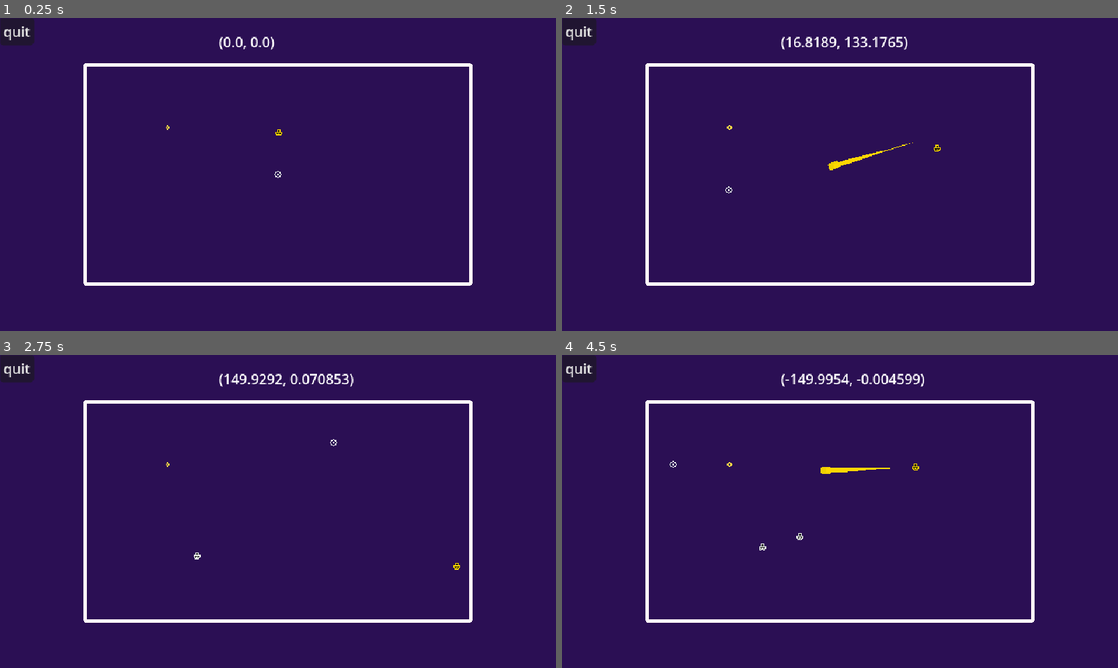
Above: before the commit, frames 1-4 (two rows, left to right).
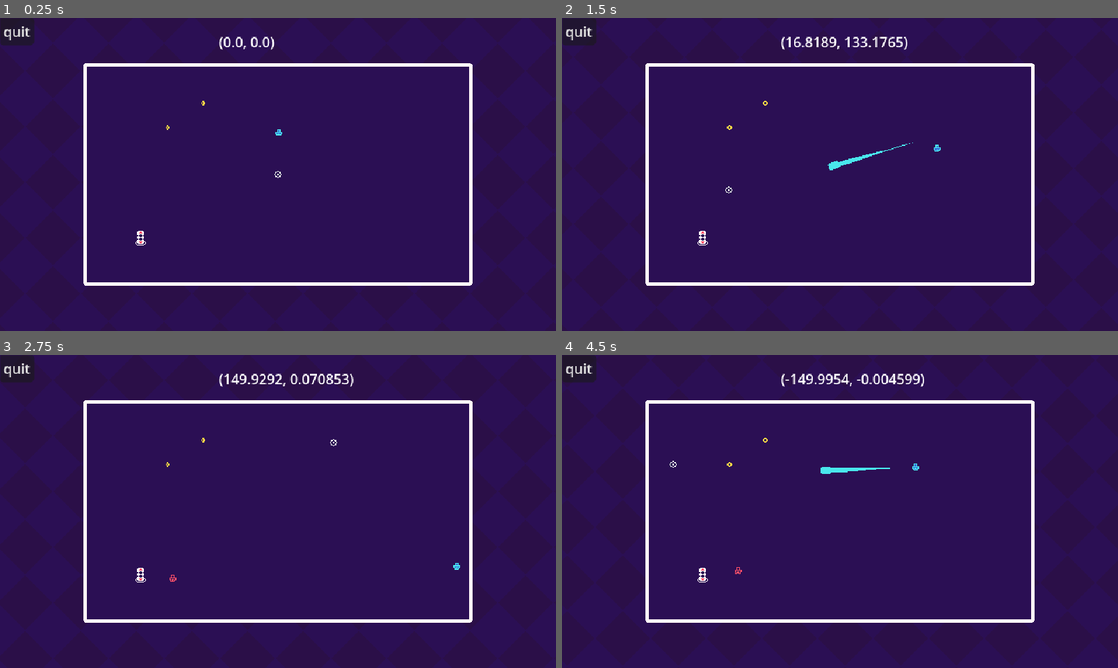
Above: after the commit, the same moments.

Repository: mrbartchak/golden-bullet-game
Game: Godot game, scene res://core/main.tscn
Two runs of this game, one before a commit and one after it. Both use one fixed random seed, a clock stepped at 60 frames per second and the inputs below.
Inputs (mouse positions are in pixels of both pictures, inside the frame that each line leads up to):
- Up to frame 1 (0.25 s): no input
- Up to frame 2 (1.5 s): tap Enter at 0.5 s; move the mouse to (962, 158) at 0.52 s; hold D (move_right) 0.53-1.28 s; click (962, 158) at 0.6 s; move the mouse to (728, 190) at 1.27 s; hold S (move_down) from 1.28 s (still down); click (728, 190) at 1.35 s
- Up to frame 3 (2.75 s): move the mouse to (333, 442) at 2.02 s; release S (move_down) at 2.03 s; hold D (move_right) from 2.03 s (still down); click (333, 442) at 2.1 s
- Up to frame 4 (4.5 s): move the mouse to (812, 574) at 2.77 s; release D (move_right) at 2.78 s; hold W (move_up) 2.78-3.53 s; click (812, 574) at 2.85 s; move the mouse to (1006, 558) at 3.52 s; hold A (move_left) from 3.53 s (still down); click (1006, 558) at 3.6 s; move the mouse to (673, 464) at 4.27 s; click (673, 464) at 4.35 s

The runs differ from the first frame. In frame 1, less than 0.1% of the frame differs, in the area x 24-51%, y 26-73%; in frame 2, 0.2%; in frame 3, 0.1%; in frame 4, 0.3%, in the area x 24-65%, y 26-73%.

Commit message:
adding knockback but don’t knwo if like, backgorund stiff, colors kfgnbifrgir

Diff:
--- a/bullets/bullet.gd
+++ b/bullets/bullet.gd
@@ -9,8 +9,8 @@
 var alive: bool = true
 
 func _ready() -> void:
-	$Sprite.modulate = Color.GOLD
-	$Sprite/Trail.modulate = Color.GOLD
+	$Sprite.modulate = Color("49e7ec")
+	$Sprite/Trail.modulate = Color("49e7ec")
 	monitoring = true
 
 	if velocity != Vector2.ZERO:
@@ -37,8 +37,8 @@
 
 func _hit_enemy(body: Node2D) -> void:
 	var enemy: Enemy = body as Enemy
-	if enemy.has_method("take_damage"):
-		enemy.take_damage(damage)
+	if enemy.has_method("take_hit"):
+		enemy.take_hit(damage, velocity)
 	queue_free()
 
 func _hit_wall(_body: Node2D) -> void:
--- a/core/main.tscn
+++ b/core/main.tscn
@@ -1,12 +1,18 @@
-[gd_scene load_steps=8 format=3 uid="uid://ceaauc0vs2nof"]
+[gd_scene load_steps=11 format=3 uid="uid://ceaauc0vs2nof"]
 
 [ext_resource type="PackedScene" uid="uid://daeaonaxmtwe1" path="res://player/player.tscn" id="1_xiose"]
 [ext_resource type="PackedScene" uid="uid://ps7c40br6gw" path="res://enemies/enemy.tscn" id="2_r77kf"]
-[ext_resource type="PackedScene" uid="uid://b2u3nju462sal" path="res://systems/spawners/enemy_spawner.tscn" id="3_3gdo0"]
+[ext_resource type="PackedScene" uid="uid://b2u3nju462sal" path="res://spawners/enemy_spawner.tscn" id="3_3gdo0"]
 [ext_resource type="PackedScene" uid="uid://bvd0ghdsnnux1" path="res://arena/arena.tscn" id="4_csopv"]
 [ext_resource type="PackedScene" uid="uid://j8ibusk10qin" path="res://coins/coin.tscn" id="5_cus2n"]
 [ext_resource type="Script" uid="uid://48tmkotoibbd" path="res://core/ui_manager.gd" id="5_xa854"]
 [ext_resource type="PackedScene" uid="uid://dsvo5atiftsiv" path="res://core/cursor/cursor.tscn" id="6_kagtj"]
+[ext_resource type="Shader" uid="uid://bfrq0qfw7ijtd" path="res://effects/background_scroll.gdshader" id="7_jsmgm"]
+[ext_resource type="Texture2D" uid="uid://dwhcw1vm2vjjc" path="res://effects/diamond_background.png" id="8_jsmgm"]
+
+[sub_resource type="ShaderMaterial" id="ShaderMaterial_xhu5d"]
+shader = ExtResource("7_jsmgm")
+shader_parameter/speed = 0.1
 
 [node name="Main" type="Node"]
 
@@ -15,23 +21,41 @@
 [node name="Arena" parent="World2D" instance=ExtResource("4_csopv")]
 position = Vector2(320, 180)
 
-[node name="Player" parent="World2D" instance=ExtResource("1_xiose")]
-position = Vector2(321, 131)
-
 [node name="EnemySpawner" parent="World2D" instance=ExtResource("3_3gdo0")]
-position = Vector2(190, 229)
+position = Vector2(162, 258)
 enemy_scene = ExtResource("2_r77kf")
 spawn_radius = 1.0
 
 [node name="Coin" parent="World2D" instance=ExtResource("5_cus2n")]
 position = Vector2(193, 126)
 
+[node name="Coin2" parent="World2D" instance=ExtResource("5_cus2n")]
+position = Vector2(234, 98)
+
+[node name="Player" parent="World2D" instance=ExtResource("1_xiose")]
+position = Vector2(321, 131)
+
 [node name="UI" type="Control" parent="."]
 layout_mode = 3
-anchors_preset = 0
-offset_right = 40.0
-offset_bottom = 40.0
+anchors_preset = 15
+anchor_right = 1.0
+anchor_bottom = 1.0
+grow_horizontal = 2
+grow_vertical = 2
 script = ExtResource("5_xa854")
+
+[node name="TextureRect" type="TextureRect" parent="UI"]
+z_index = -4096
+texture_repeat = 2
+material = SubResource("ShaderMaterial_xhu5d")
+layout_mode = 1
+anchors_preset = 15
+anchor_right = 1.0
+anchor_bottom = 1.0
+grow_horizontal = 2
+grow_vertical = 2
+texture = ExtResource("8_jsmgm")
+stretch_mode = 1
 
 [node name="Quit Button" type="Button" parent="UI"]
 layout_mode = 0
--- /dev/null
+++ b/effects/background_scroll.gdshader
@@ -0,0 +1,8 @@
+shader_type canvas_item;
+
+uniform float speed = 0.5;
+
+void vertex() {
+	UV.x += TIME * speed;
+	UV.y += TIME * speed;
+}
--- a/enemies/enemy.gd
+++ b/enemies/enemy.gd
@@ -12,6 +12,10 @@
 var wobble_speed: float = 2.0
 var wobble_time: float = 0.0
 
+var knockback_strength: float = 60.0
+var knockback_friction: float = 800.0
+var knockback_velocity: Vector2 = Vector2.ZERO
+
 var player: Player
 
 
@@ -25,14 +29,19 @@
 
 func _physics_process(delta: float) -> void:
 	if not alive or player == null:
+		_apply_knockback(delta)
+		move_and_slide()
 		return
 	_handle_movement(delta)
+	_apply_knockback(delta)
+	move_and_slide()
 
 
 #=== Public Functions ===
-func take_damage(amount: int) -> void:
+func take_hit(amount: int, hit_direction: Vector2) -> void:
 	if not alive:
 		return
+	knockback_velocity += hit_direction.normalized() * knockback_strength
 	health -= amount
 	_play_hit_flash()
 	if health <= 0:
@@ -40,8 +49,8 @@
 
 func die() -> void:
 	alive = false
-	$CollisionShape2D.set_deferred("disabled", true)
-	$Sprite.visible = false
+	#$CollisionShape2D.set_deferred("disabled", true)
+	#$Sprite.visible = false
 	_play_death_sound()
 	_play_death_particles()
 	await get_tree().create_timer($DeathParticles.lifetime).timeout
@@ -60,7 +69,10 @@
 
 	movement_direction = (to_player + wobble).normalized()
 	velocity = movement_direction * movement_speed
-	move_and_slide()
+
+func _apply_knockback(delta: float) -> void:
+	knockback_velocity = knockback_velocity.move_toward(Vector2.ZERO, knockback_friction * delta)
+	velocity += knockback_velocity
 
 
 #=== Effects & Visuals ===
@@ -83,7 +95,7 @@
 	$DeathAudio.play()
 
 func _play_death_particles() -> void:
-	$DeathParticles.modulate = Color.GOLD
+	$DeathParticles.modulate = Color("ff4f69")
 	$DeathParticles.emitting = true
 
 func _on_hit_flash_timeout() -> void:
--- a/enemies/enemy.tscn
+++ b/enemies/enemy.tscn
@@ -1,42 +1,42 @@
 [gd_scene load_steps=14 format=3 uid="uid://ps7c40br6gw"]
 
 [ext_resource type="Script" uid="uid://nopsbehfna8r" path="res://enemies/enemy.gd" id="1_fw1ev"]
-[ext_resource type="Texture2D" uid="uid://c7b56sddc2o1u" path="res://enemies/assets/enemy_sheet.png" id="2_a6vjd"]
+[ext_resource type="Texture2D" uid="uid://c357a0ytcplmo" path="res://enemies/assets/enemy_sheet_red.png" id="2_orwns"]
 [ext_resource type="AudioStream" uid="uid://hr14sslgp83p" path="res://effects/pop.wav" id="3_orwns"]
 
-[sub_resource type="AtlasTexture" id="AtlasTexture_07tka"]
-atlas = ExtResource("2_a6vjd")
+[sub_resource type="AtlasTexture" id="AtlasTexture_a6vjd"]
+atlas = ExtResource("2_orwns")
 region = Rect2(0, 0, 8, 8)
 
-[sub_resource type="AtlasTexture" id="AtlasTexture_a6vjd"]
-atlas = ExtResource("2_a6vjd")
+[sub_resource type="AtlasTexture" id="AtlasTexture_07tka"]
+atlas = ExtResource("2_orwns")
 region = Rect2(0, 0, 8, 8)
 
 [sub_resource type="AtlasTexture" id="AtlasTexture_3t1x0"]
-atlas = ExtResource("2_a6vjd")
+atlas = ExtResource("2_orwns")
 region = Rect2(8, 0, 8, 8)
 
 [sub_resource type="AtlasTexture" id="AtlasTexture_epsnb"]
-atlas = ExtResource("2_a6vjd")
+atlas = ExtResource("2_orwns")
 region = Rect2(8, 8, 8, 8)
 
 [sub_resource type="AtlasTexture" id="AtlasTexture_4w5fm"]
-atlas = ExtResource("2_a6vjd")
+atlas = ExtResource("2_orwns")
 region = Rect2(16, 8, 8, 8)
 
 [sub_resource type="AtlasTexture" id="AtlasTexture_uba7a"]
-atlas = ExtResource("2_a6vjd")
+atlas = ExtResource("2_orwns")
 region = Rect2(8, 16, 8, 8)
 
 [sub_resource type="AtlasTexture" id="AtlasTexture_28xqf"]
-atlas = ExtResource("2_a6vjd")
+atlas = ExtResource("2_orwns")
 region = Rect2(16, 16, 8, 8)
 
 [sub_resource type="SpriteFrames" id="SpriteFrames_3t1x0"]
 animations = [{
 "frames": [{
 "duration": 1.0,
-"texture": SubResource("AtlasTexture_07tka")
+"texture": SubResource("AtlasTexture_a6vjd")
 }],
 "loop": true,
 "name": &"default",
@@ -102,6 +102,7 @@
 
 [node name="Sprite" type="AnimatedSprite2D" parent="."]
 sprite_frames = SubResource("SpriteFrames_3t1x0")
+animation = &"move_right"
 
 [node name="CollisionShape2D" type="CollisionShape2D" parent="."]
 shape = SubResource("CircleShape2D_7frlh")
--- a/player/player.gd
+++ b/player/player.gd
@@ -15,7 +15,6 @@
 #===Process Callbacks
 func _ready() -> void:
 	$Sprite.play("idle")
-	self.modulate = Color.GOLD
 
 func _process(_delta: float) -> void:
 	_update_animation()
@@ -65,9 +64,9 @@
 		return
 
 	if facing == Facing.RIGHT:
-		$Sprite.play("run_left")
+		$Sprite.play("move_right")
 	else:
-		$Sprite.play("run_right")
+		$Sprite.play("move_left")
 
 func _spawn_bullet(direction: Vector2) -> void:
 	var bullet: Bullet = bullet_scene.instantiate()
--- a/player/player.tscn
+++ b/player/player.tscn
@@ -3,7 +3,7 @@
 [ext_resource type="Texture2D" uid="uid://egf00bo5f2cd" path="res://player/assets/player_sprite.png" id="1_oul6g"]
 [ext_resource type="Script" uid="uid://bgg356rxliqit" path="res://player/player.gd" id="1_rkbax"]
 [ext_resource type="PackedScene" uid="uid://dkbuujpad5k1i" path="res://bullets/bullet.tscn" id="2_g1dw6"]
-[ext_resource type="Texture2D" uid="uid://dgknpr4ighcdp" path="res://player/assets/player_sheet.png" id="3_qjkh3"]
+[ext_resource type="Texture2D" uid="uid://g5x6k70doefm" path="res://player/assets/player_sheet_retro.png" id="3_qjkh3"]
 [ext_resource type="AudioStream" uid="uid://hjbv6d4yv0h1" path="res://player/assets/fire_sound.wav" id="4_yw30f"]
 
 [sub_resource type="Curve" id="Curve_qjkh3"]
@@ -39,21 +39,21 @@
 atlas = ExtResource("3_qjkh3")
 region = Rect2(8, 0, 8, 8)
 
-[sub_resource type="AtlasTexture" id="AtlasTexture_qjkh3"]
+[sub_resource type="AtlasTexture" id="AtlasTexture_rgyib"]
+atlas = ExtResource("3_qjkh3")
+region = Rect2(8, 8, 8, 8)
+
+[sub_resource type="AtlasTexture" id="AtlasTexture_hg6s5"]
+atlas = ExtResource("3_qjkh3")
+region = Rect2(16, 8, 8, 8)
+
+[sub_resource type="AtlasTexture" id="AtlasTexture_8t03j"]
 atlas = ExtResource("3_qjkh3")
 region = Rect2(8, 16, 8, 8)
 
-[sub_resource type="AtlasTexture" id="AtlasTexture_rgyib"]
+[sub_resource type="AtlasTexture" id="AtlasTexture_2ieo8"]
 atlas = ExtResource("3_qjkh3")
 region = Rect2(16, 16, 8, 8)
-
-[sub_resource type="AtlasTexture" id="AtlasTexture_hg6s5"]
-atlas = ExtResource("3_qjkh3")
-region = Rect2(8, 8, 8, 8)
-
-[sub_resource type="AtlasTexture" id="AtlasTexture_8t03j"]
-atlas = ExtResource("3_qjkh3")
-region = Rect2(16, 8, 8, 8)
 
 [sub_resource type="SpriteFrames" id="SpriteFrames_rgyib"]
 animations = [{
@@ -75,24 +75,24 @@
 }, {
 "frames": [{
 "duration": 1.0,
-"texture": SubResource("AtlasTexture_qjkh3")
+"texture": SubResource("AtlasTexture_rgyib")
 }, {
 "duration": 1.0,
-"texture": SubResource("AtlasTexture_rgyib")
+"texture": SubResource("AtlasTexture_hg6s5")
 }],
 "loop": true,
-"name": &"run_left",
+"name": &"move_left",
 "speed": 6.0
 }, {
 "frames": [{
 "duration": 1.0,
-"texture": SubResource("AtlasTexture_hg6s5")
+"texture": SubResource("AtlasTexture_8t03j")
 }, {
 "duration": 1.0,
-"texture": SubResource("AtlasTexture_8t03j")
+"texture": SubResource("AtlasTexture_2ieo8")
 }],
 "loop": true,
-"name": &"run_right",
+"name": &"move_right",
 "speed": 6.0
 }]
 
@@ -114,7 +114,7 @@
 
 [node name="Sprite" type="AnimatedSprite2D" parent="."]
 sprite_frames = SubResource("SpriteFrames_rgyib")
-animation = &"idle"
+animation = &"move_right"
 
 [node name="Sprite2D" type="Sprite2D" parent="."]
 visible = false
--- /dev/null
+++ b/spawners/enemy_spawner.tscn
@@ -0,0 +1,15 @@
+[gd_scene load_steps=3 format=3 uid="uid://b2u3nju462sal"]
+
+[ext_resource type="Script" uid="uid://b46grrhu40os3" path="res://spawners/enemy_spawner.gd" id="1_6tnyv"]
+[ext_resource type="Texture2D" uid="uid://lkrux42ges56" path="res://spawners/assets/spawner_red.png" id="2_mx8xc"]
+
+[node name="EnemySpawner" type="Node2D"]
+script = ExtResource("1_6tnyv")
+
+[node name="Sprite2D" type="Sprite2D" parent="."]
+position = Vector2(0, -5)
+texture = ExtResource("2_mx8xc")
+
+[node name="EnemyContainer" type="Node2D" parent="."]
+
+[node name="SpawnTimer" type="Timer" parent="."]
--- a/systems/spawners/enemy_spawner.tscn
+++ /dev/null
@@ -1,10 +0,0 @@
-[gd_scene load_steps=2 format=3 uid="uid://b2u3nju462sal"]
-
-[ext_resource type="Script" uid="uid://b46grrhu40os3" path="res://systems/spawners/enemy_spawner.gd" id="1_6tnyv"]
-
-[node name="EnemySpawner" type="Node2D"]
-script = ExtResource("1_6tnyv")
-
-[node name="EnemyContainer" type="Node2D" parent="."]
-
-[node name="SpawnTimer" type="Timer" parent="."]
Binary file changed: bullets/assets/bullet_rect_large.png
Not shown, added: effects/background_scroll.gdshader.uid
Binary file added: effects/diamond_background.png
Not shown, added: effects/diamond_background.png.import
Binary file added: effects/tile_background.png
Not shown, added: effects/tile_background.png.import
Binary file added: enemies/assets/enemy_sheet_red.png
Not shown, added: enemies/assets/enemy_sheet_red.png.import
Not shown: 1 places in enemies/enemy.tscn that only renumber resources
Not shown, added: player/assets/player_sheet_retro.png.import
Binary file added: spawners/assets/spawner_red.png
Not shown, added: spawners/assets/spawner_red.png.import
(and 2 more such lines)
